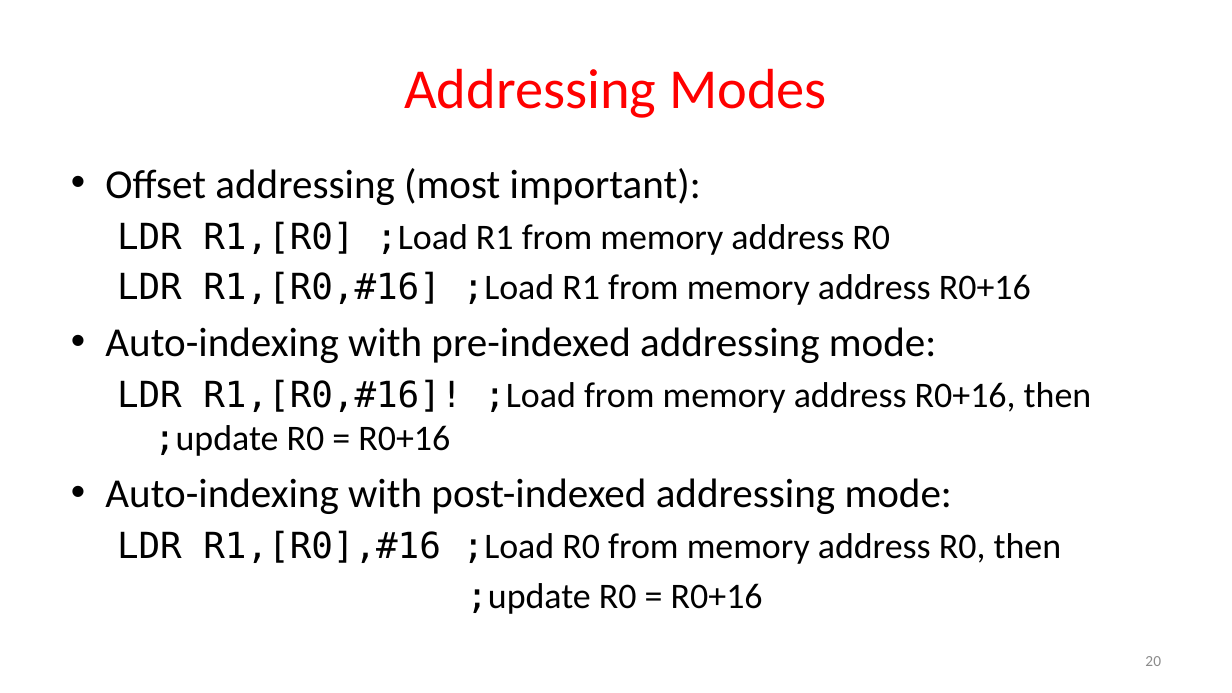
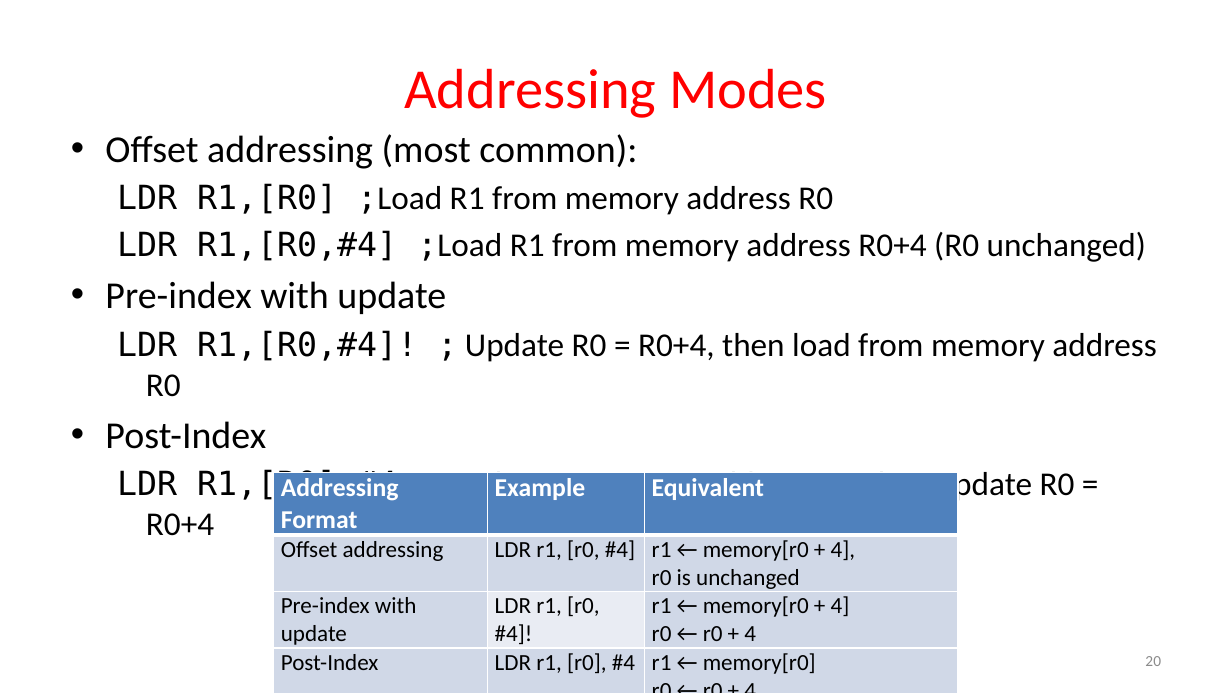
Before and after one commit to guhofstra/CSC111Fa25, a slide deck: slide 20 of PPTs/L3 DataManipulation.pptx. Drawn at 1232x693 pixels with LibreOffice and Linux fonts; fonts in the diff are those of the drawing. Boxes give left, top, right and bottom in pixels: in the first picture for what was removed or moved away, otherwise in the second. Text is boxed around its words. In the diff, an @@ line names an element or a change of style, - is before the commit and + after.

```diff
--- a/PPTs/L3 DataManipulation.pptx
+++ b/PPTs/L3 DataManipulation.pptx
@@ text "Offset addressing (most common):": place and size @@
-text "Offset addressing (most common):" at bbox=[105, 168, 1092, 614]
+text "Offset addressing (most common):" at bbox=[105, 134, 1157, 536]
@@ text at bbox=[105, 134, 637, 169]: text changed; size 32 to 29.6 pt @@
-• Offset addressing (most important):
+• Offset addressing (most common):
@@ text at bbox=[117, 183, 833, 215]: size 28 to 25.9 pt in "LDR R1,[R0] ;Load R1 from memory address ..." @@
@@ text at bbox=[105, 230, 1157, 536]: text changed; size 28 to 25.9 pt @@
-  LDR R1,[R0,#16] ;Load R1 from memory address R0+16
-• Auto-indexing with pre-indexed addressing mode:
-  LDR R1,[R0,#16]! ;Load from memory address R0+16, then ;update R0 = R0+16
-• Auto-indexing with post-indexed addressing mode:
-  LDR R1,[R0],#16 ;Load R0 from memory address R0, then
-  ;update R0 = R0+16
+  LDR R1,[R0,#4] ;Load R1 from memory address R0+4 (R0 unchanged)
+• Pre-index with update
+  LDR R1,[R0,#4]! ; Update R0 = R0+4, then load from memory address R0
+• Post-Index
+  LDR R1,[R0],#4 ;Load from memory address R0, then update R0 = R0+4
@@ table added at bbox=[274, 472, 958, 678], 4 rows, 3 columns @@
+Addressing Format | Example | Equivalent
+Offset addressing | LDR r1, [r0, #4] | r1 ← memory[r0 + 4], / r0 is unchanged
+Pre-index with update | LDR r1, [r0, #4]! | r1 ← memory[r0 + 4] / r0 ← r0 + 4
+Post-Index | LDR r1, [r0], #4 | r1 ← memory[r0] / r0 ← r0 + 4
```
Also in this commit, not shown: 11 other slides changed, 1 slide removed, 1 other file.
